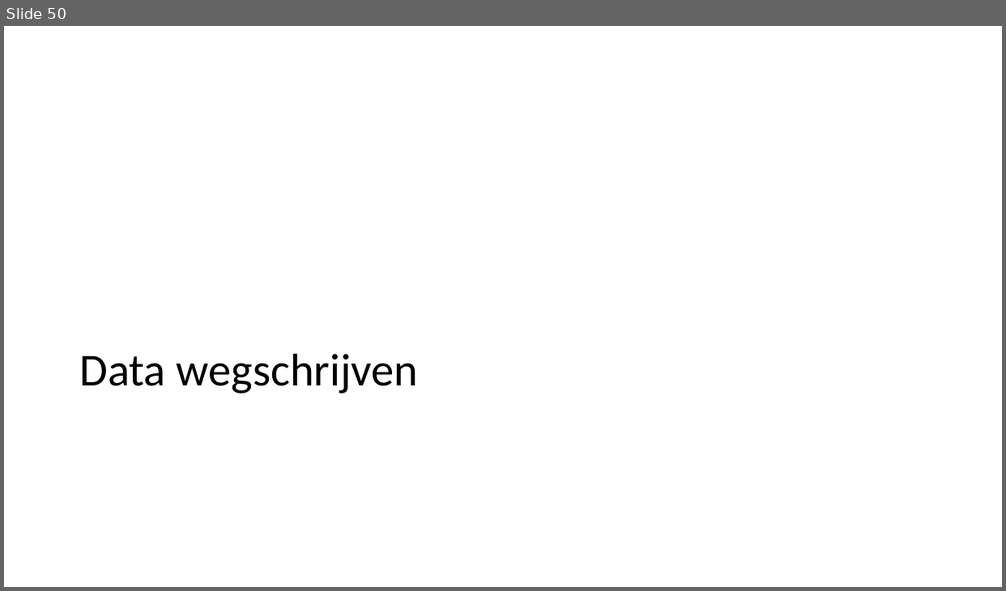
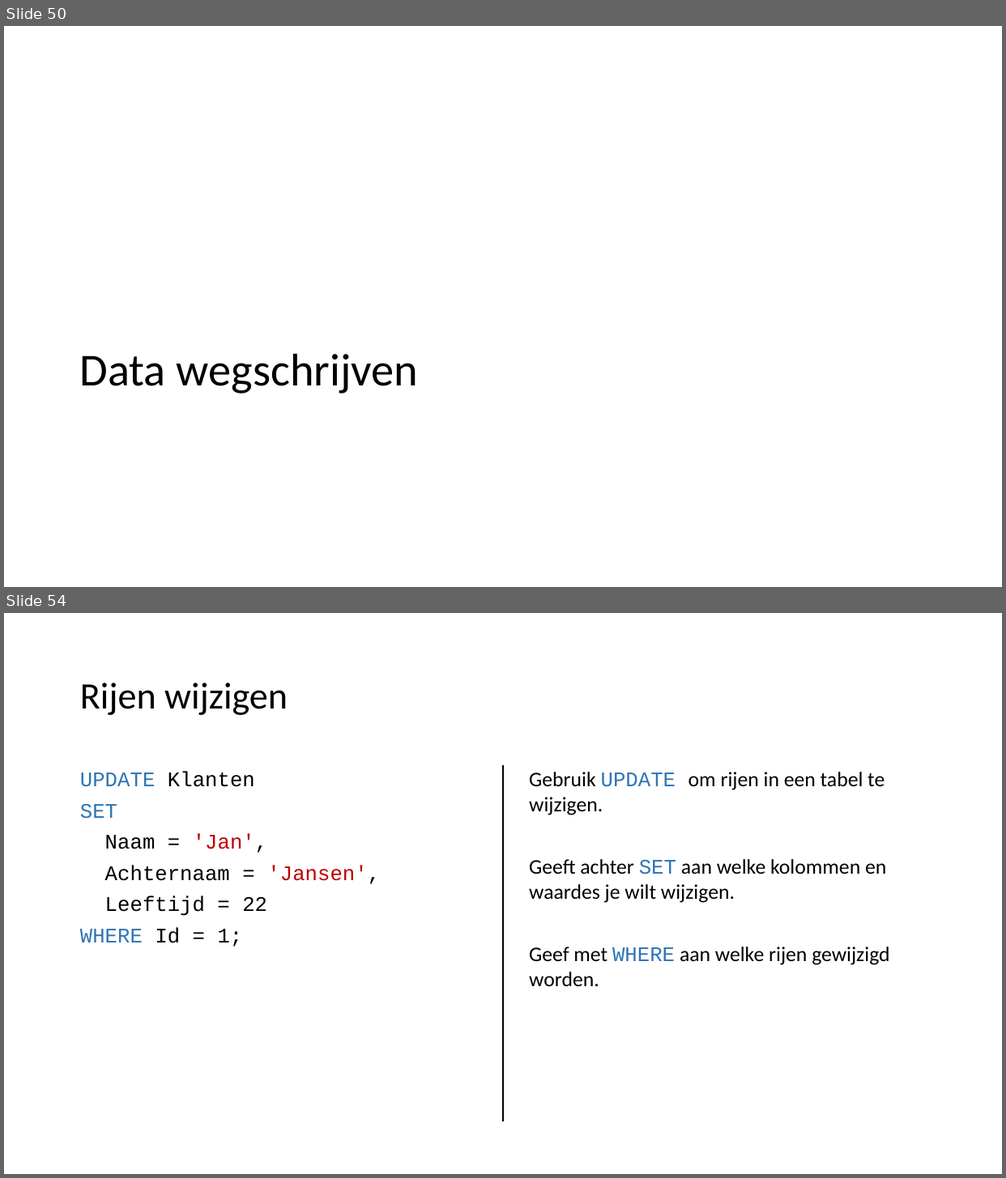
Before and after one commit to LFKoning/knowledge-sharing, a slide deck: sql_course/1_basics/1_basics.pptx. Shown one above the other, each under a label of ours: slide 50 before the commit, slides 50 and 54 after it; the slides between them are not shown. The pictures are 1006x591 and 1006x1178 pixels, drawn with LibreOffice and Linux fonts; fonts in the diff are those of the drawing. Boxes give left, top, right and bottom in pixels: in the first picture for what was removed or moved away, otherwise in the second. Text is boxed around its words. In the diff, an @@ line names an element or a change of style, - is before the commit and + after.

```diff
--- a/sql_course/1_basics/1_basics.pptx
+++ b/sql_course/1_basics/1_basics.pptx
@@ slide 54 added at (x1=4, y1=613, x2=1002, y2=1174), background #FFFFFF @@
@@ title added at (x1=80, y1=683, x2=288, y2=715), 36 pt, text #000000 @@
+Rijen wijzigen
@@ text added at (x1=80, y1=771, x2=380, y2=947), 20 pt, text #000000 @@
+UPDATE Klanten
+SET
+Naam = 'Jan',
+Achternaam = 'Jansen',
+Leeftijd = 22
+WHERE Id = 1;
@@ line added from (503, 766) to (503, 1122), #000000 1.5 pt @@
@@ text added at (x1=529, y1=772, x2=889, y2=986), 20 pt, text #000000 @@
+Gebruik UPDATE om rijen in een tabel te wijzigen.
+Geeft achter SET aan welke kolommen en waardes je wilt wijzigen.
+Geef met WHERE aan welke rijen gewijzigd worden.
```
Also in this commit, not shown: 1 slide changed, 11 other slides added, 4 other files.
